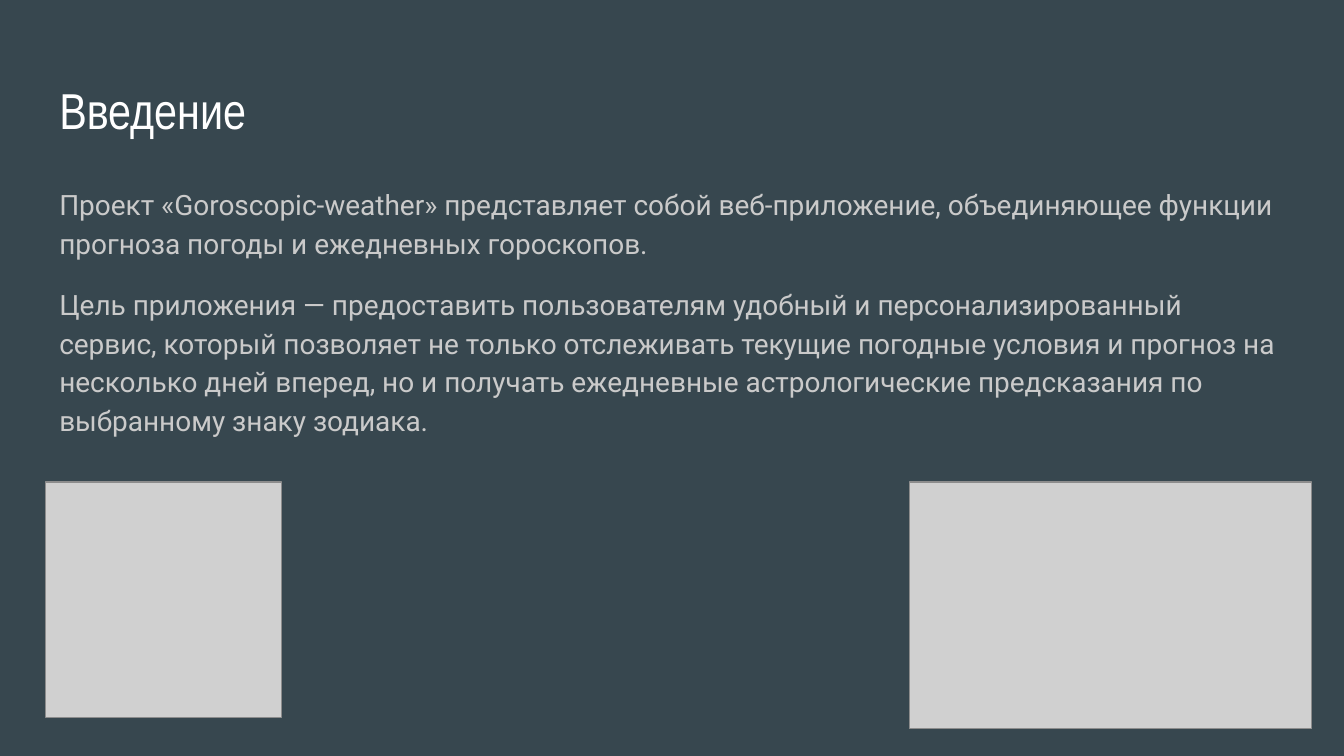
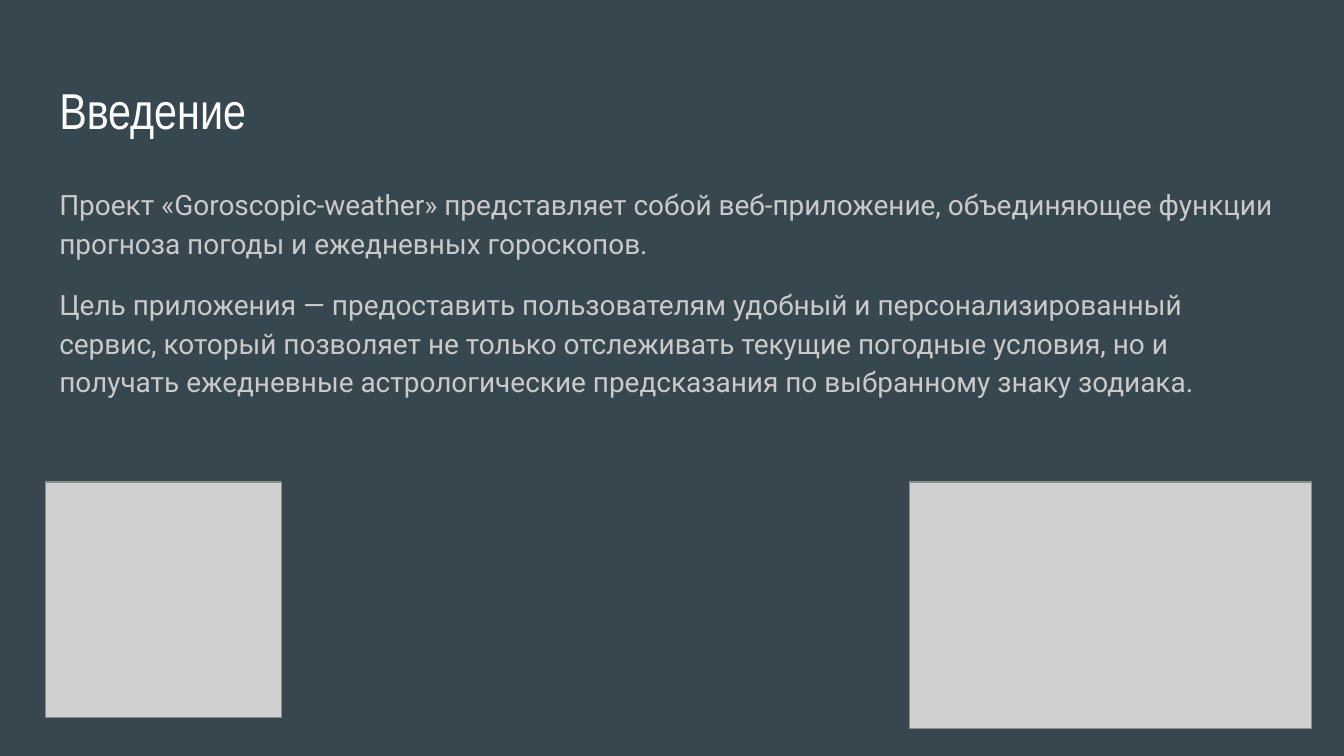
Before and after one commit to Alekseyavlenko/Goroscopic-weather, a slide deck: slide 3 of Goroscopic-weather.pptx. Drawn at 1344x756 pixels with LibreOffice and Linux fonts; fonts in the diff are those of the drawing; grey boxes stand for pictures. Boxes give left, top, right and bottom in pixels: in the first picture for what was removed or moved away, otherwise in the second. Text is boxed around its words. In the diff, an @@ line names an element or a change of style, - is before the commit and + after.

```diff
--- a/Goroscopic-weather.pptx
+++ b/Goroscopic-weather.pptx
@@ text at bbox=[59, 294, 1193, 398]: text changed @@
-Цель приложения — предоставить пользователям удобный и персонализированный сервис, который позволяет не только отслеживать текущие погодные условия и прогноз на несколько дней вперед, но и получать ежедневные астрологические предсказания по выбранному знаку зодиака.
+Цель приложения — предоставить пользователям удобный и персонализированный сервис, который позволяет не только отслеживать текущие погодные условия, но и получать ежедневные астрологические предсказания по выбранному знаку зодиака.
```
Also in this commit, not shown: 4 other slides changed, 1 slide added, 3 slides removed.
